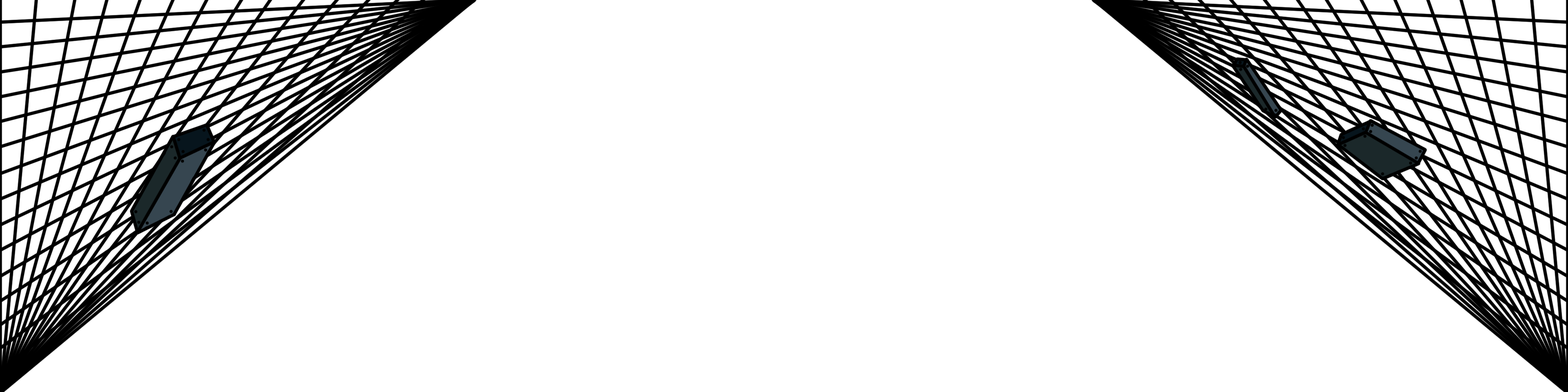
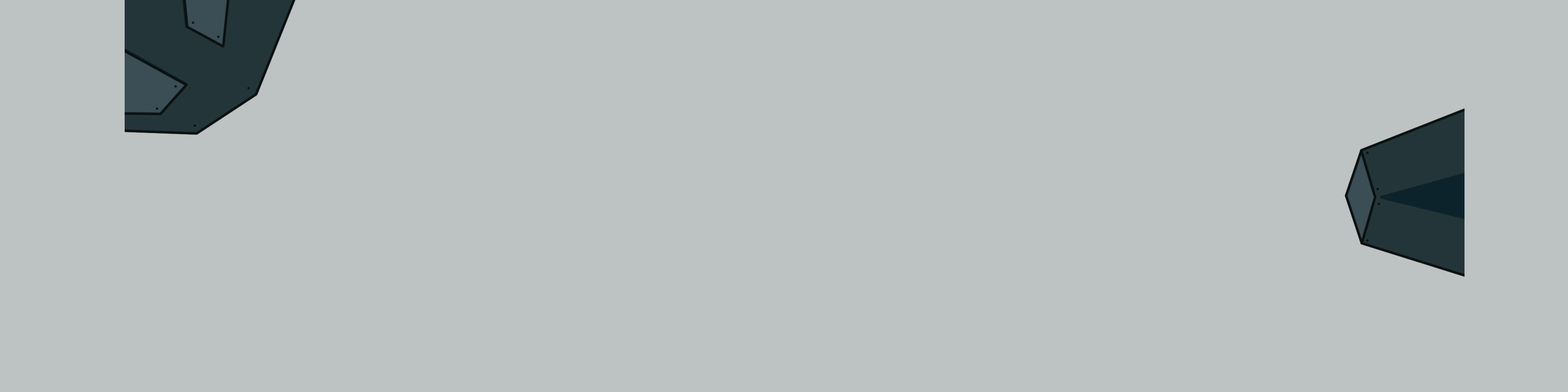
Layers edited between the first and the second 1568 x 392 image:
renamed "Color" to "Layer 1", moved it above "Linework", painted on it over box(0, 0, 1568, 392)
painted on "Linework" over box(0, 0, 1568, 392)
